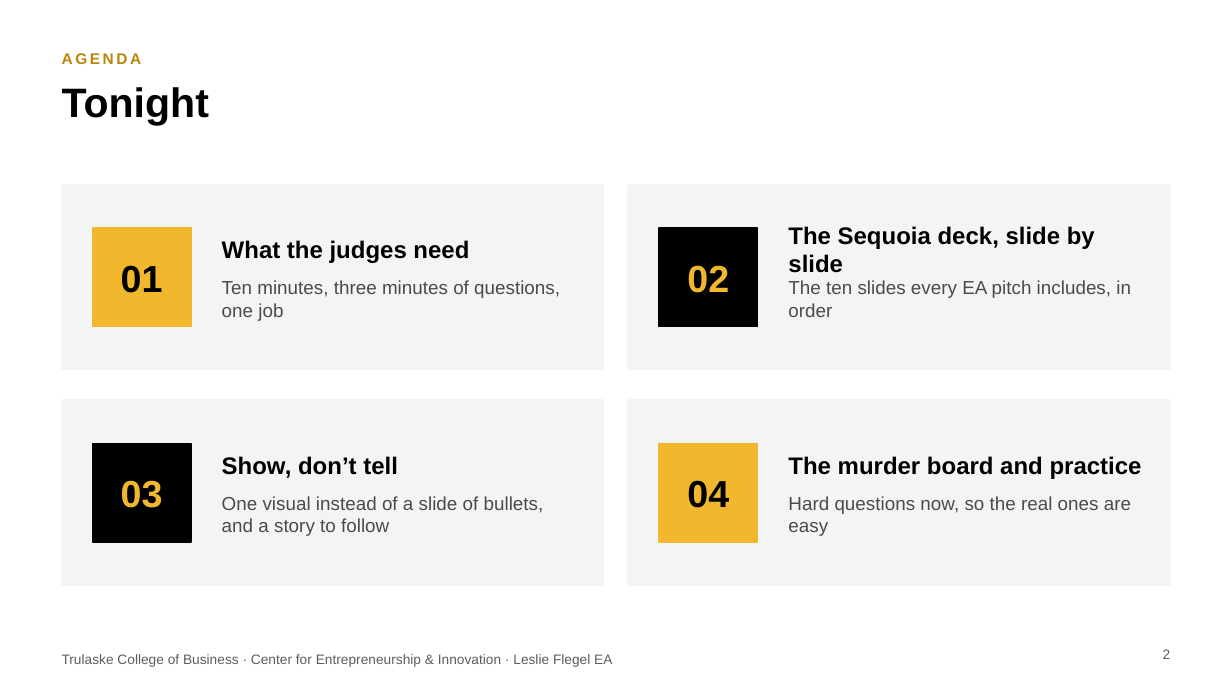
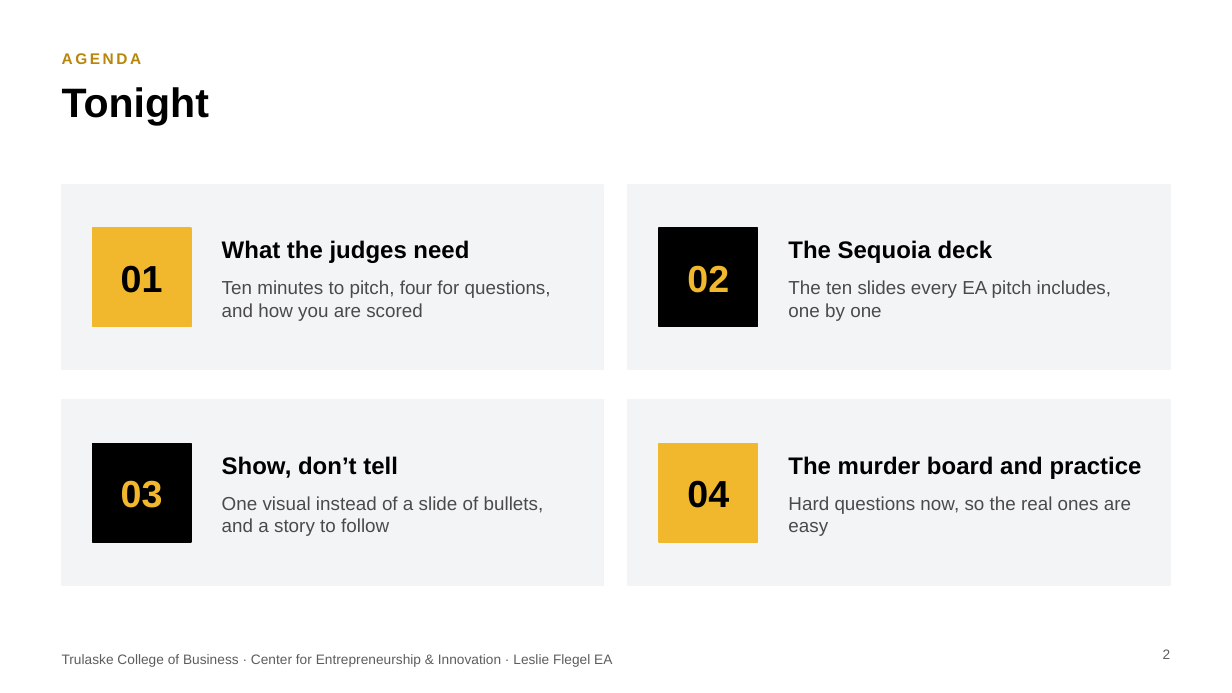
Before and after one commit to nfajors/CEI, a slide deck: slide 2 of assets/ea/ea-week6-learning-to-pitch.pptx. Drawn at 1232x693 pixels with LibreOffice and Linux fonts; fonts in the diff are those of the drawing. Boxes give left, top, right and bottom in pixels: in the first picture for what was removed or moved away, otherwise in the second. Text is boxed around its words. In the diff, an @@ line names an element or a change of style, - is before the commit and + after.

```diff
--- a/assets/ea/ea-week6-learning-to-pitch.pptx
+++ b/assets/ea/ea-week6-learning-to-pitch.pptx
@@ text at (x1=788, y1=240, x2=993, y2=263): text changed @@
-The Sequoia deck, slide by slide
+The Sequoia deck
@@ text at (x1=222, y1=280, x2=551, y2=321): text changed @@
-Ten minutes, three minutes of questions, one job
+Ten minutes to pitch, four for questions, and how you are scored
@@ text at (x1=788, y1=280, x2=1111, y2=321): text changed @@
-The ten slides every EA pitch includes, in order
+The ten slides every EA pitch includes, one by one
```
Also in this commit, not shown: 9 other slides changed, 1 slide added, 13 other files.
